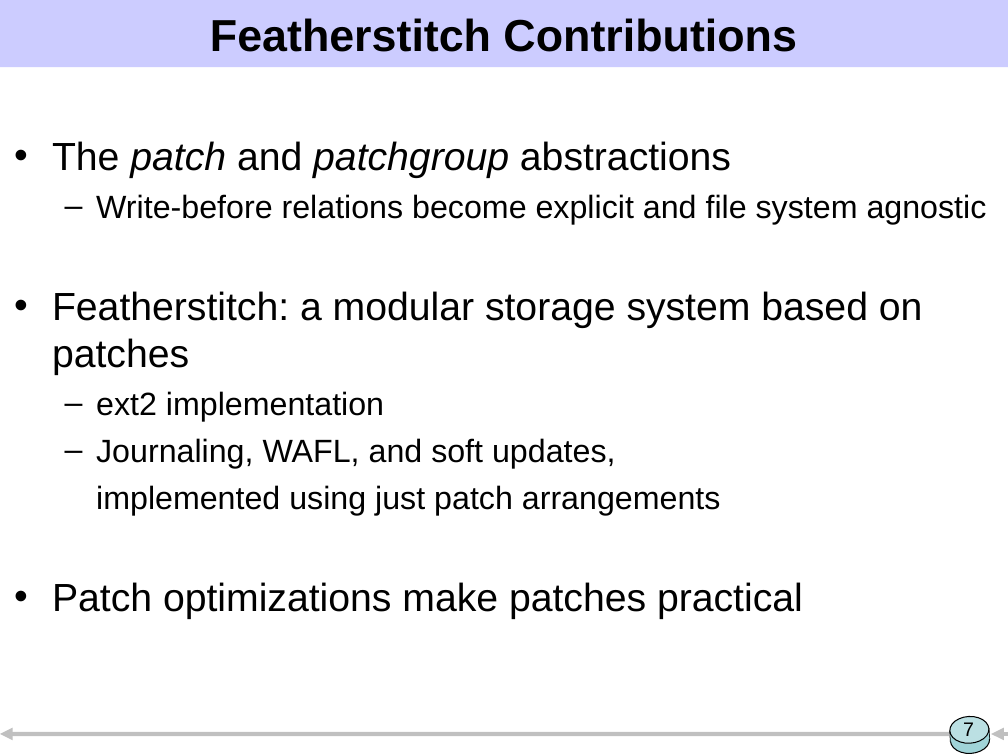
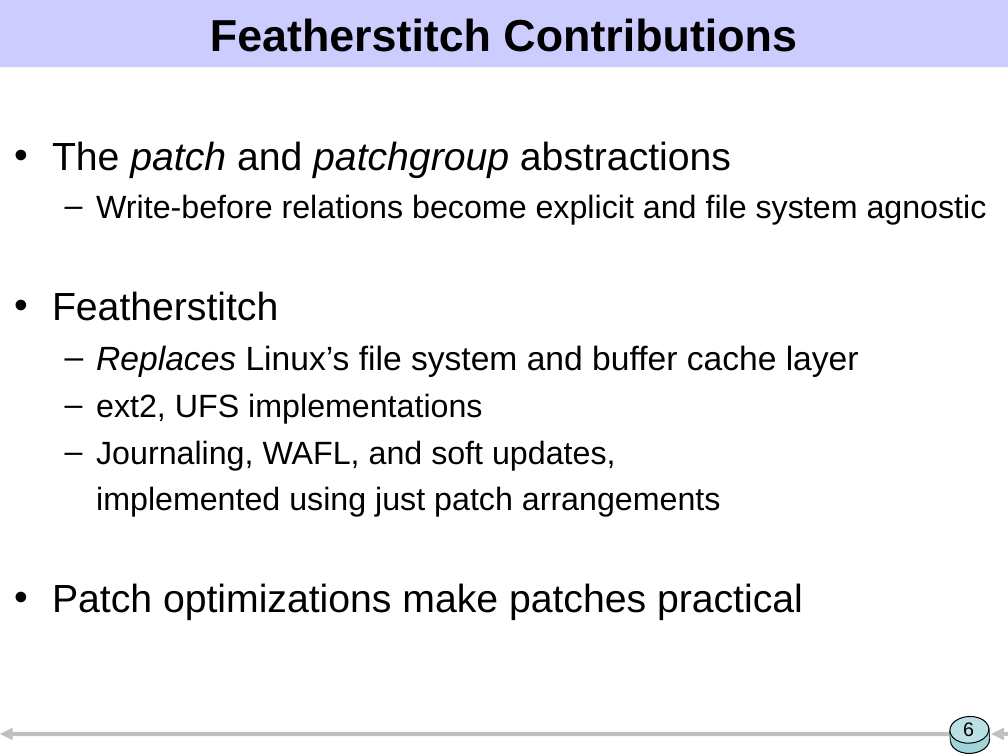
Before and after one commit to ucla-readable/fstitch-doc, a slide deck: slide 6 of sosp/pres.ppt (slide 7 before the commit). Drawn at 1008x756 pixels with LibreOffice and Linux fonts; fonts in the diff are those of the drawing. Boxes give left, top, right and bottom in pixels: in the first picture for what was removed or moved away, otherwise in the second. Text is boxed around its words. In the diff, an @@ line names an element or a change of style, - is before the commit and + after.

```diff
--- a/sosp/pres.ppt
+++ b/sosp/pres.ppt
@@ text at (52,291,859,423): text changed; size 28 to 24 pt @@
-• Featherstitch: a modular storage system based on patches
-  – ext2 implementation
+• Featherstitch
+  – Replaces Linux’s file system and buffer cache layer
+  – ext2, UFS implementations
@@ page number at (963,722,974,737): text changed @@
-7
+6
```
Also in this commit, not shown: 13 other slides changed, 2 slides added, 5 slides removed, 1 other file.
